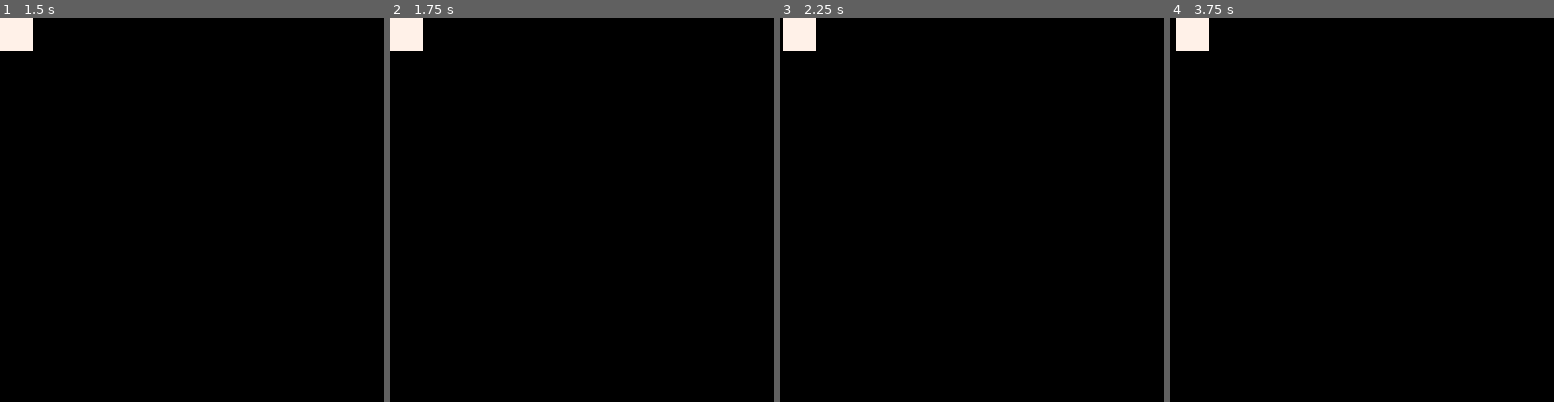
Above: before the commit, frames 1-4 (left to right).
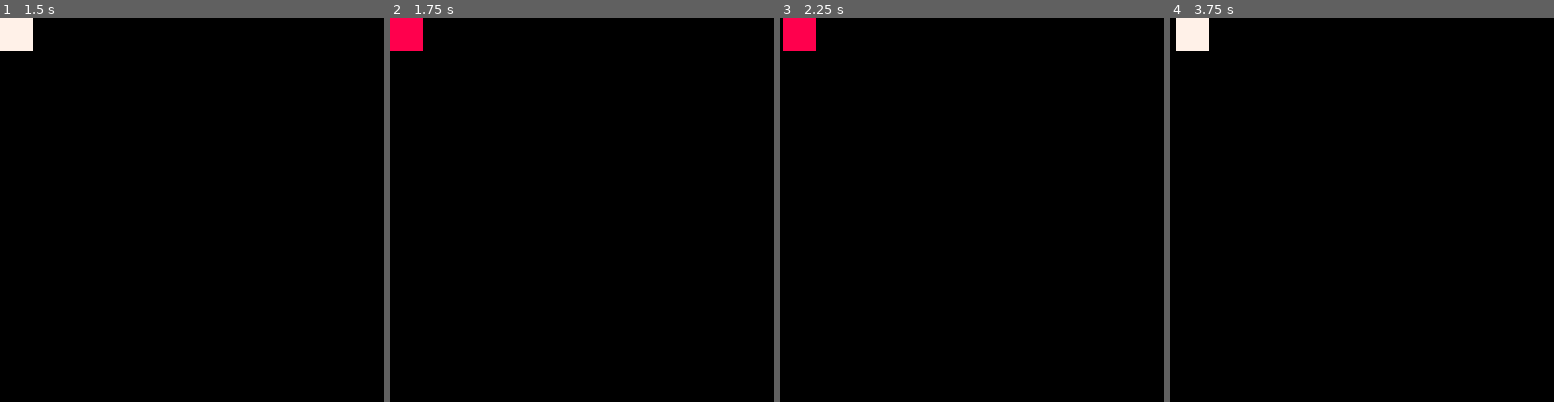
Above: after the commit, the same moments.

Repository: shen-sat/pico_state_machine
Game: PICO-8 cartridge game.p8
Two runs of this game, one before a commit and one after it. Both use one fixed random seed, a clock stepped at 60 frames per second and the inputs below.
Inputs:
- Up to frame 1 (1.5 s): no input
- Up to frame 2 (1.75 s): hold Right from 1.6 s (still down)
- Up to frame 3 (2.25 s): release Right at 2.1 s; hold Up from 2.15 s (still down)
- Up to frame 4 (3.75 s): release Up at 2.42 s; hold Right 2.47-3.03 s; hold Left 3.08-3.58 s; hold Down from 3.63 s (still down)

Frame 1 is identical in both runs. In frame 2, 0.7% of the frame differs, in the area x 0-9%, y 0-9%; in frame 3, 0.7%; in frame 4, nothing differs.

Commit message:
Add animation state

Diff:
--- a/game.p8
+++ b/game.p8
@@ -7,11 +7,15 @@
     x = 0,
     y = 0,
     update = function(self)
-      self.state:update()
+      self.move_state:update()
+    end,
+    draw = function(self)
+      self.draw_state:draw()
     end
   }
 
-  player.state = idle(player)
+  player.move_state = idle(player)
+  player.draw_state = draw_idle(player)
 
   current_time = 0
 end
@@ -36,7 +40,7 @@
       parent.x = self.x_positions[i]
       local next_i = self:get_index(true)
       if next_i > #self.x_positions then
-        parent.state = idle(parent)
+        parent.move_state = idle(parent)
       end
     end
   }
@@ -52,7 +56,7 @@
     update = function(self)
       self.timer = min(self.timer + 0.02, 1)
       if self.timer >= 1 then
-        parent.state = idle(parent)
+        parent.move_state = idle(parent)
       else
         local var = self.start_x + (self.timer * self.mov)
         parent.x = var
@@ -73,10 +77,56 @@
   return state
 end
 
+function draw_idle(parent)
+  local state = {
+    draw = function(self)
+      rectfill(parent.x,parent.y,parent.x + 10,parent.y + 10,7)
+    end
+  }
+
+  return state
+end
+
+function flash(parent)
+  local state = {
+    speed = 20,
+    start_time = current_time,
+    frames = function(self)
+      return {
+        function()
+          rectfill(parent.x,parent.y,parent.x + 10,parent.y + 10,8)
+        end
+      }
+    end,
+    get_index = function(self, is_prediction)
+      local movement_start_time = self.start_time
+      time_elapsed = current_time - movement_start_time
+      if is_prediction then time_elapsed += 1 end
+      -- using flr makes sure we alwways return an integer at regular intervals
+      -- Eg self.speed of 3 will return 1,1,1,2,2,2,3,3,3...
+      local i = flr(time_elapsed/self.speed) + 1
+
+      return i
+    end,
+    draw = function(self)
+      local i = self:get_index()
+      self.frames()[i]()
+      local next_i = self:get_index(true)
+      if next_i > #self.frames() then
+        parent.draw_state = draw_idle(parent)
+      end
+    end
+  }
+
+  return state
+end
+
 function _update()
   if btnp(0) then
   elseif btnp(1) then
-    player.state = right(player)
+    player.move_state = right(player)
+    player.draw_state = flash(player)
+
   elseif btnp(2) then
   elseif btnp(3) then
   end
@@ -85,7 +135,9 @@
   current_time += 1
 end
 
+
+
 function _draw()
   cls()
-  rectfill(player.x,player.y,player.x + 10,player.y + 10,7)
+  player:draw()
 end
